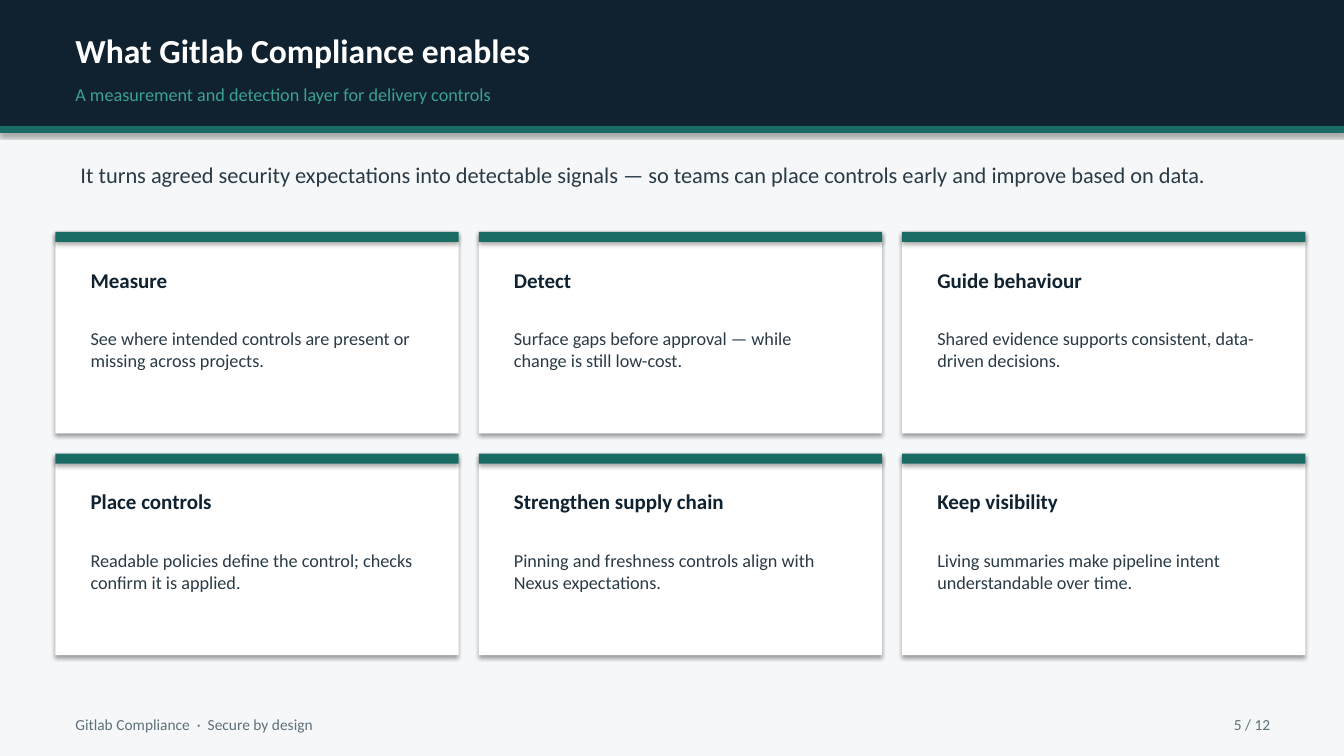
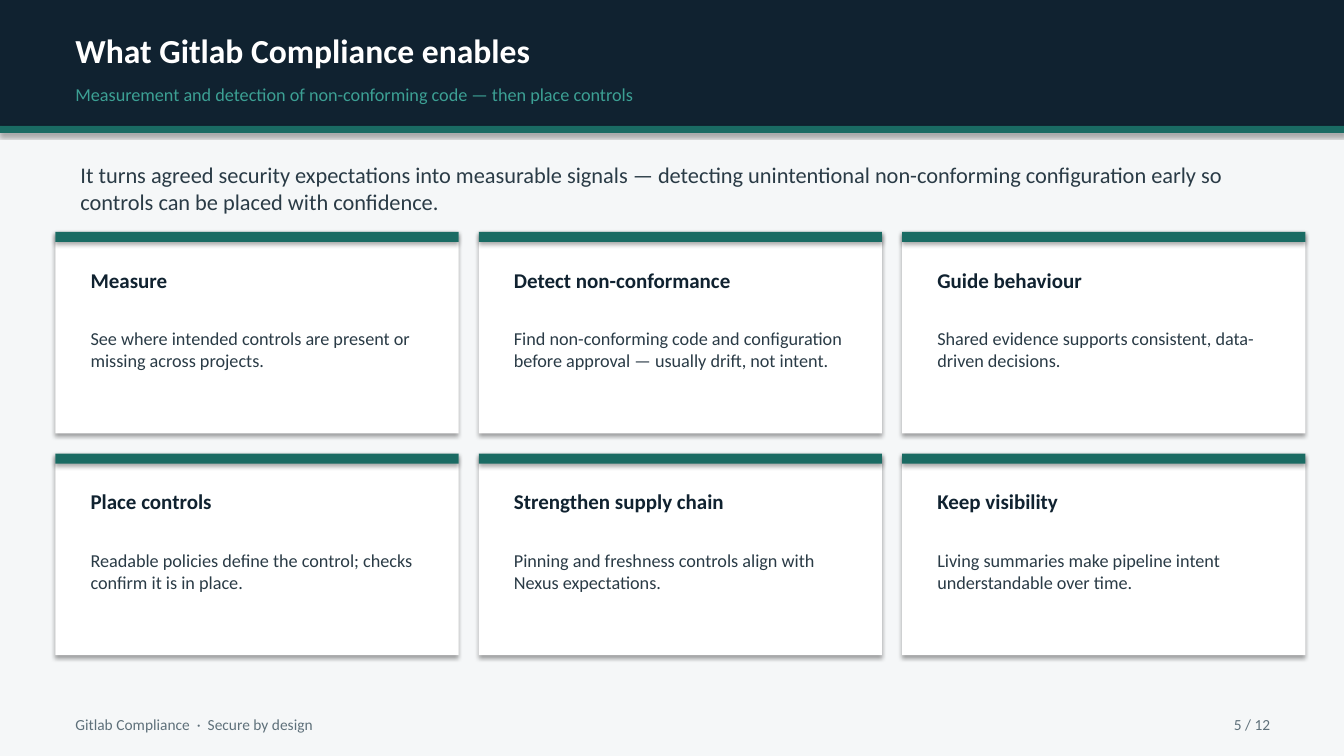
Before and after one commit to MaturityBuilder/gitlab-compliance, a slide deck: slide 5 of docs/presentations/gitlab-compliance-stakeholder-briefing.pptx. Drawn at 1344x756 pixels with LibreOffice and Linux fonts; fonts in the diff are those of the drawing. Boxes give left, top, right and bottom in pixels: in the first picture for what was removed or moved away, otherwise in the second. Text is boxed around its words. In the diff, an @@ line names an element or a change of style, - is before the commit and + after.

```diff
--- a/docs/presentations/gitlab-compliance-stakeholder-briefing.pptx
+++ b/docs/presentations/gitlab-compliance-stakeholder-briefing.pptx
@@ text at (75,88,633,104): text changed @@
-A measurement and detection layer for delivery controls
+Measurement and detection of non-conforming code — then place controls
@@ text at (80,167,1222,214): text changed @@
-It turns agreed security expectations into detectable signals — so teams can place controls early and improve based on data.
+It turns agreed security expectations into measurable signals — detecting unintentional non-conforming configuration early so controls can be placed with confidence.
@@ text at (514,273,730,288): text changed @@
-Detect
+Detect non-conformance
@@ text at (514,332,842,370): text changed @@
-Surface gaps before approval — while change is still low-cost.
+Find non-conforming code and configuration before approval — usually drift, not intent.
@@ text at (91,554,412,592): text changed @@
-Readable policies define the control; checks confirm it is applied.
+Readable policies define the control; checks confirm it is in place.
```
Also in this commit, not shown: 10 other slides changed, 2 other files.
